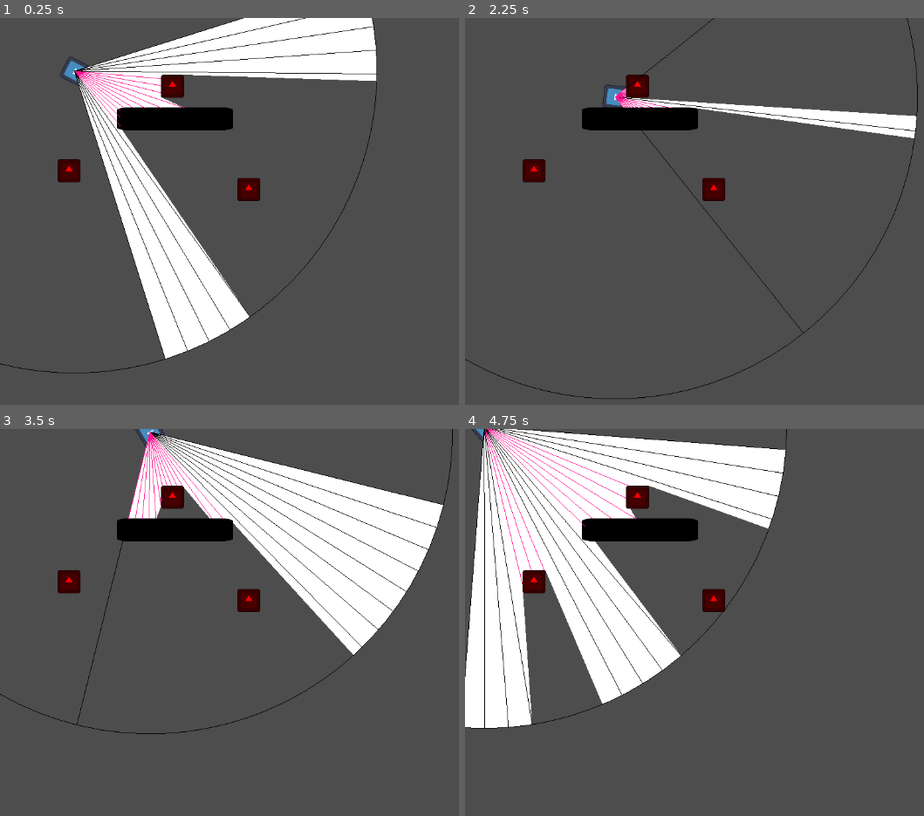
Above: before the commit, frames 1-4 (two rows, left to right).
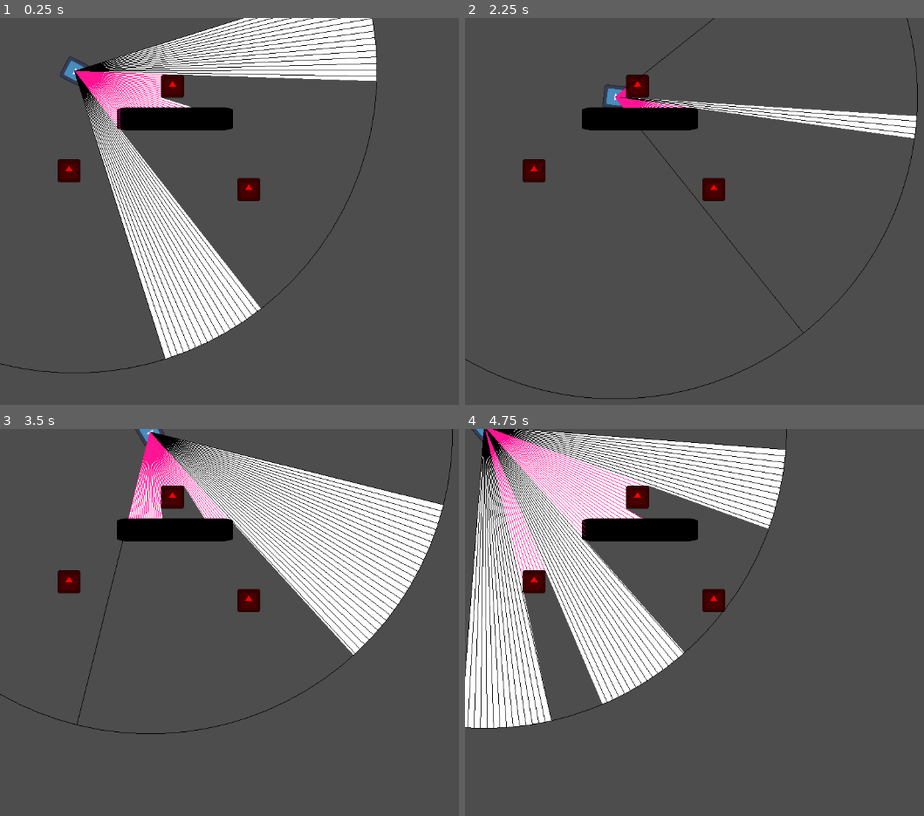
Above: after the commit, the same moments.

Repository: JYiuDev/FOV_Visualization_Demo
Game: Godot game, scene res://Stage/stage.tscn
Same seed, same stepped clock (60 frames per second), same inputs: the game is played once before the commit and once after it. This scene is started directly instead of the project's main scene. The engine's default icon, where the game draws it, is replaced by a stand-in: a white triangle on a blue panel in a dark square.
Inputs (mouse positions are in pixels of both pictures, inside the frame that each line leads up to):
- Up to frame 1 (0.25 s): no input
- Up to frame 2 (2.25 s): tap Enter at 0.5 s; move the mouse to (outside the picture) at 0.52 s; hold D (Right) 0.53-1.28 s; move the mouse to (676, 234) at 1.27 s; hold S (Down) 1.28-2.03 s; tap Space at 2 s; move the mouse to (882, 126) at 2.02 s; hold D (Right) from 2.03 s (still down)
- Up to frame 3 (3.5 s): tap Enter at 2.75 s; move the mouse to (312, 703) at 2.77 s; release D (Right) at 2.78 s; hold W (Up) from 2.78 s (still down)
- Up to frame 4 (4.75 s): move the mouse to (outside the picture) at 3.52 s; release W (Up) at 3.53 s; hold A (Left) from 3.53 s (still down); move the mouse to (602, 564) at 4.27 s

The runs differ from the first frame. In frame 1, 7.6% of the frame differs, in the area x 16-83%, y 0-88%; in frame 2, 0.9%; in frame 3, 6.5%; in frame 4, 11%, in the area x 0-70%, y 0-78%.

Commit message:
update
Adjusting properties

Diff:
--- a/FOV_Entities/Observer/FOV.gd
+++ b/FOV_Entities/Observer/FOV.gd
@@ -152,9 +152,6 @@
 	#output minpoint and max point
 	return EdgeInfo.new(minPoint, maxPoint)
 
-
-
-
 # Takes in angle and spits out local relative vector, UP is 0
 func dirFromAngle(angleInDegree: float, global: bool) -> Vector2:
 	if not global:
@@ -201,7 +198,6 @@
 #Archived Raycast Array code for emergency
 #func RaycastAarray():
 	#var rayNumber:int = roundi(viewAngle * raycastResolution)
-	#
 	##Instantiate array of Vector2, the array size will be rayNumber + 2 (for the outer most lines)
 	#var rayArray: Array
 	#var step: float = viewAngle / (rayNumber + 1)
--- a/Stage/stage.tscn
+++ b/Stage/stage.tscn
@@ -11,9 +11,9 @@
 
 [node name="FOV" parent="Character" index="2"]
 viewRadius = 500.0
-raycastResolution = 0.211
+raycastResolution = 0.8
 edgeFindIteration = 10
-edgeThreshhold = 2.0
+edgeThreshhold = 15.0
 
 [node name="FOV_DebugDraw" parent="Character/FOV" index="0"]
 z_index = 3
